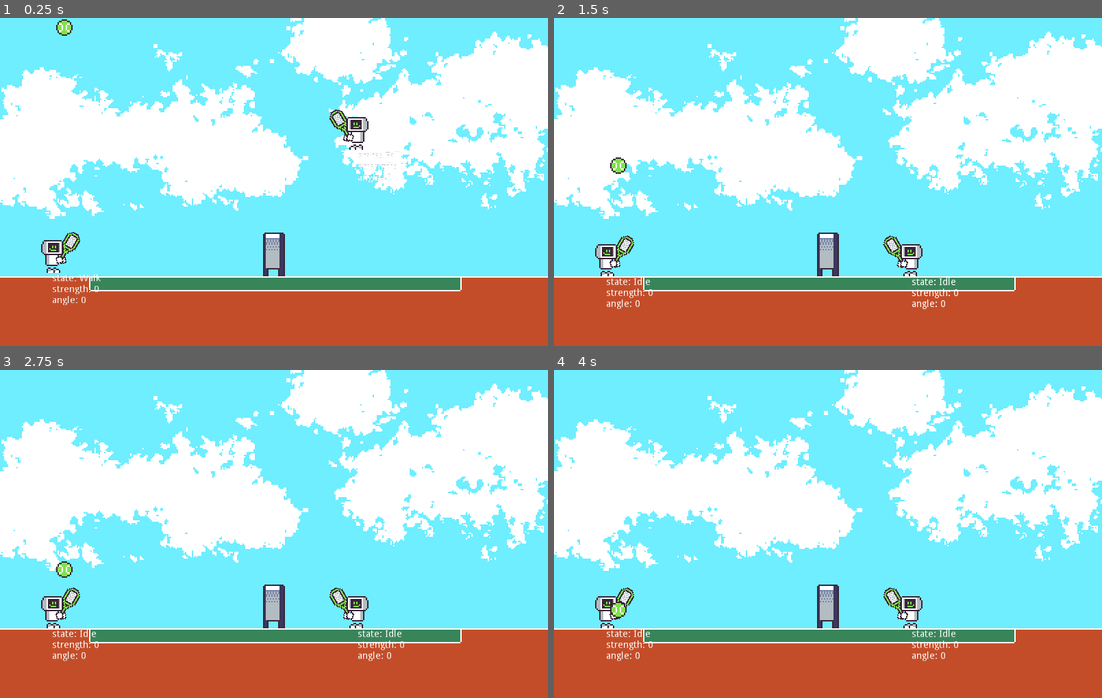
Above: before the commit, frames 1-4 (two rows, left to right).
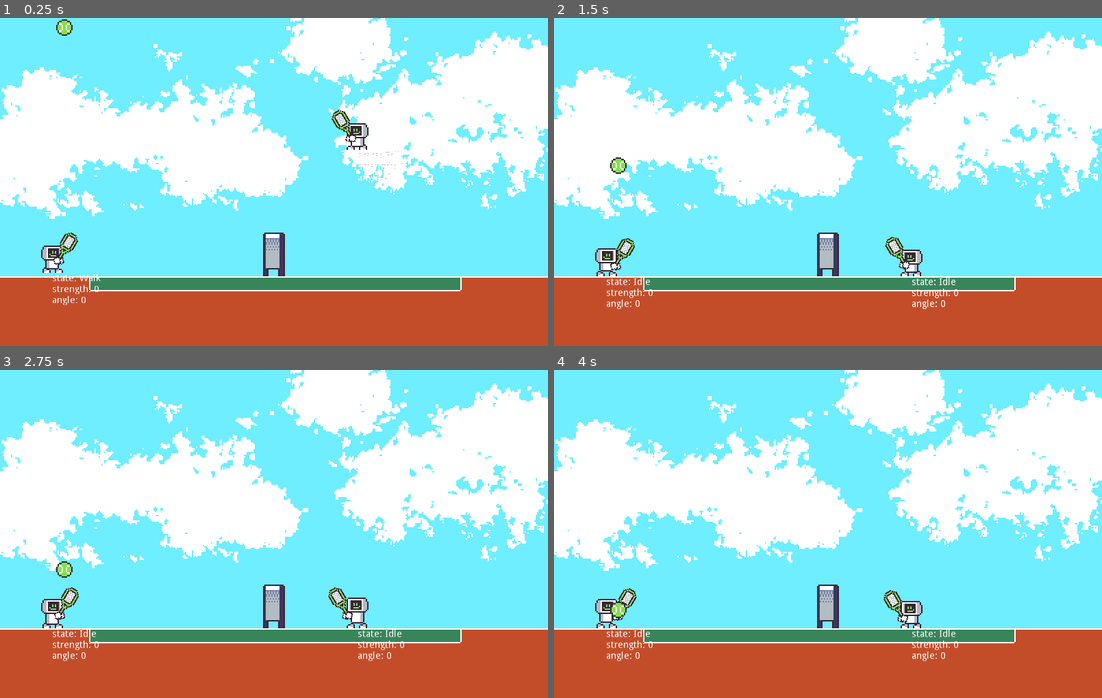
Above: after the commit, the same moments.

Repository: rthurmed/BobBytesTennisChampionship
Game: Godot game, scene res://src/Main.tscn
Same seed, same stepped clock (60 frames per second), same inputs: the game is played once before the commit and once after it.
Inputs:
- Up to frame 1 (0.25 s): no input
- Up to frame 2 (1.5 s): no input
- Up to frame 3 (2.75 s): no input
- Up to frame 4 (4 s): no input

The runs differ from the first frame. In frame 1, 0.7% of the frame differs, in the area x 7-68%, y 27-78%; in frame 2, 0.7%; in frame 3, 0.6%; in frame 4, 0.7%.

Commit message:
Improved idle animation

Diff:
--- a/src/game/char/Person.tscn
+++ b/src/game/char/Person.tscn
@@ -84,9 +84,11 @@
 
 [sub_resource type="Animation" id=8]
 resource_name = "Idle"
+length = 0.8
+loop = true
 tracks/0/type = "value"
 tracks/0/path = NodePath("VisualInstance/Legs/Foot1:position")
-tracks/0/interp = 1
+tracks/0/interp = 2
 tracks/0/loop_wrap = true
 tracks/0/imported = false
 tracks/0/enabled = true
@@ -94,11 +96,11 @@
 "times": PoolRealArray( 0 ),
 "transitions": PoolRealArray( 1 ),
 "update": 0,
-"values": [ Vector2( 3, -3 ) ]
+"values": [ Vector2( 5, -3 ) ]
 }
 tracks/1/type = "value"
 tracks/1/path = NodePath("VisualInstance/Legs/Foot2:position")
-tracks/1/interp = 1
+tracks/1/interp = 2
 tracks/1/loop_wrap = true
 tracks/1/imported = false
 tracks/1/enabled = true
@@ -106,31 +108,43 @@
 "times": PoolRealArray( 0 ),
 "transitions": PoolRealArray( 1 ),
 "update": 0,
-"values": [ Vector2( -1, -3 ) ]
+"values": [ Vector2( -4, -3 ) ]
 }
 tracks/2/type = "value"
 tracks/2/path = NodePath("VisualInstance/Body:position")
-tracks/2/interp = 1
+tracks/2/interp = 2
 tracks/2/loop_wrap = true
 tracks/2/imported = false
 tracks/2/enabled = true
 tracks/2/keys = {
-"times": PoolRealArray( 0 ),
-"transitions": PoolRealArray( 1 ),
-"update": 0,
-"values": [ Vector2( 0, 0 ) ]
+"times": PoolRealArray( 0, 0.2, 0.4, 0.6, 0.8 ),
+"transitions": PoolRealArray( 1, 1, 1, 1, 1 ),
+"update": 0,
+"values": [ Vector2( 0, 2 ), Vector2( 0, 3 ), Vector2( 0, 2 ), Vector2( 0, 1 ), Vector2( 0, 2 ) ]
 }
 tracks/3/type = "value"
 tracks/3/path = NodePath("VisualInstance/Hands:position")
-tracks/3/interp = 1
+tracks/3/interp = 2
 tracks/3/loop_wrap = true
 tracks/3/imported = false
 tracks/3/enabled = true
 tracks/3/keys = {
-"times": PoolRealArray( 0 ),
-"transitions": PoolRealArray( 1 ),
-"update": 0,
-"values": [ Vector2( 0, 0 ) ]
+"times": PoolRealArray( 0, 0.2, 0.4, 0.6 ),
+"transitions": PoolRealArray( 1, 1, 1, 1 ),
+"update": 0,
+"values": [ Vector2( 0, 0 ), Vector2( -2, 0 ), Vector2( 0, 2 ), Vector2( 2, 0 ) ]
+}
+tracks/4/type = "value"
+tracks/4/path = NodePath("VisualInstance/Body/Head:position")
+tracks/4/interp = 2
+tracks/4/loop_wrap = true
+tracks/4/imported = false
+tracks/4/enabled = true
+tracks/4/keys = {
+"times": PoolRealArray( 0, 0.4 ),
+"transitions": PoolRealArray( 1, 1 ),
+"update": 0,
+"values": [ Vector2( 0, -20 ), Vector2( 0, -18 ) ]
 }
 
 [sub_resource type="Animation" id=3]
@@ -350,6 +364,7 @@
 
 [node name="Foot2" type="Sprite" parent="VisualInstance/Legs"]
 position = Vector2( -1, -3 )
+z_index = 1
 texture = ExtResource( 18 )
 
 [node name="Body" type="Node2D" parent="VisualInstance"]
